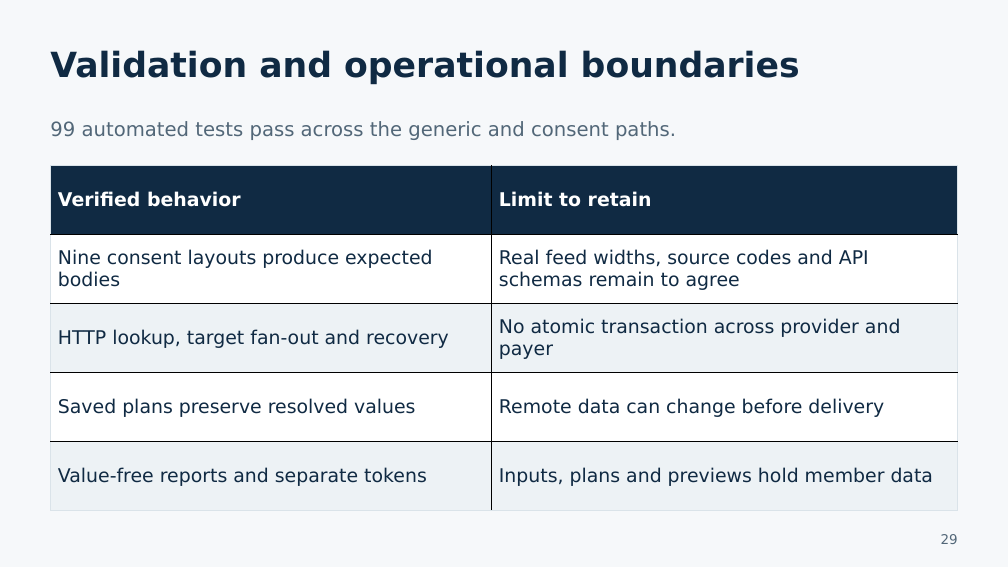
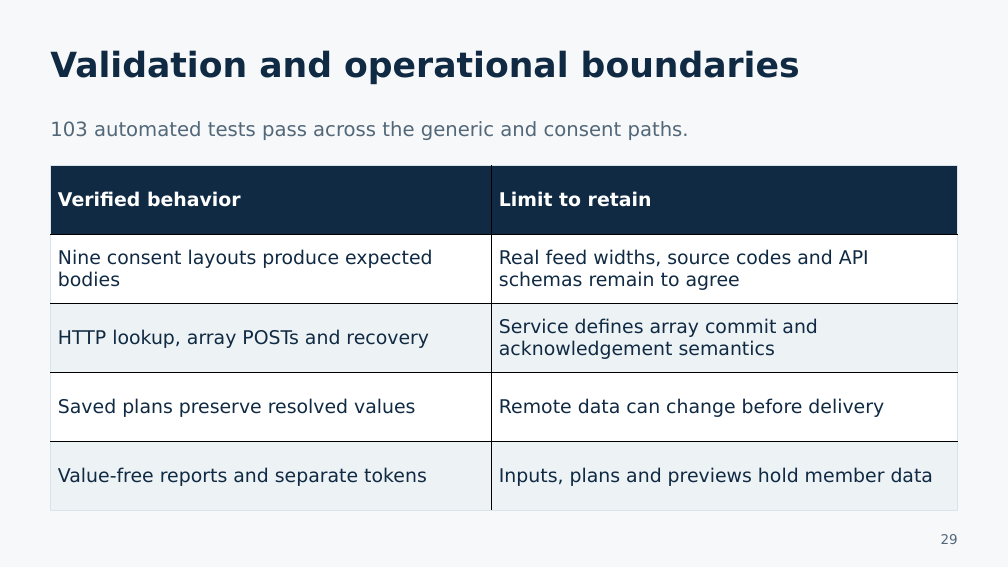
Before and after one commit to jenbrick/fileadapter, a slide deck: slide 29 of docs/presentations/File_Adapter_POC_Developer_Walkthrough.pptx. Drawn at 1008x567 pixels with LibreOffice and Linux fonts; fonts in the diff are those of the drawing. Boxes give left, top, right and bottom in pixels: in the first picture for what was removed or moved away, otherwise in the second. Text is boxed around its words. In the diff, an @@ line names an element or a change of style, - is before the commit and + after.

Commit message:
Send one combined consent array per member row
Stage and POST one JSON array containing at most one provider and one payer entry. Preserve the complete member array and its idempotency key through retries, support the general payer shape without coverage, and pause unfinished legacy split-object LIVE runs.

Update multi-format expected requests, previews, mock services, Mermaid architecture, guides and developer PowerPoint.

Validation: 103 tests pass; packaged multi-format previews and whole-array HTTP retry/resume verified.

```diff
--- a/docs/presentations/File_Adapter_POC_Developer_Walkthrough.pptx
+++ b/docs/presentations/File_Adapter_POC_Developer_Walkthrough.pptx
@@ text at (x1=50, y1=121, x2=689, y2=140): text changed @@
-99 automated tests pass across the generic and consent paths.
+103 automated tests pass across the generic and consent paths.
@@ table at (x1=51, y1=166, x2=958, y2=510) @@
-row 3, column 1: HTTP lookup, target fan-out and recovery
+row 3, column 1: HTTP lookup, array POSTs and recovery
-row 3, column 2: No atomic transaction across provider and payer
+row 3, column 2: Service defines array commit and acknowledgement semantics
```
Also in this commit, not shown: 15 other slides changed, 23 other files.
